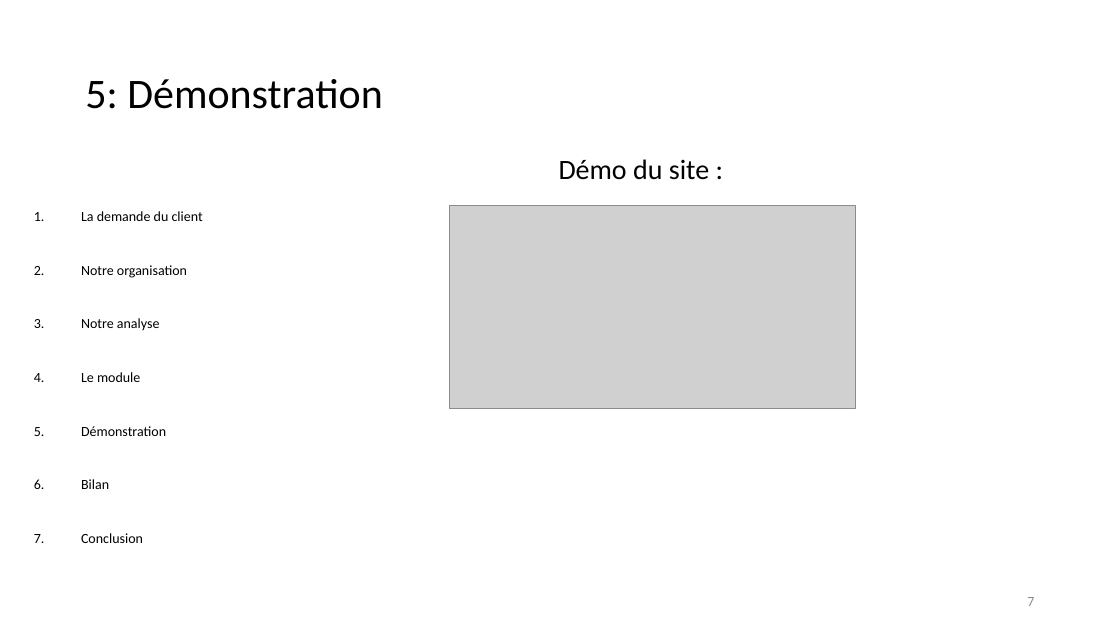
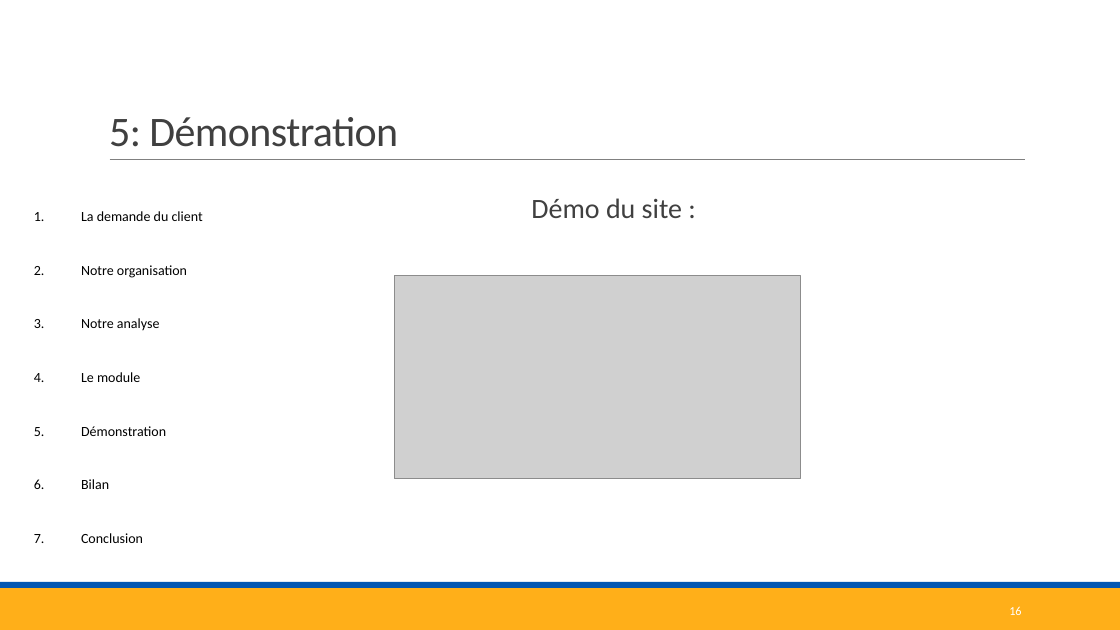
Before and after one commit to corentinBER/Projet-3, a slide deck: slide 16 of Projet3.pptx (slide 7 before the commit). Drawn at 1120x630 pixels with LibreOffice and Linux fonts; fonts in the diff are those of the drawing; grey boxes stand for pictures. Boxes give left, top, right and bottom in pixels: in the first picture for what was removed or moved away, otherwise in the second. Text is boxed around its words. In the diff, an @@ line names an element or a change of style, - is before the commit and + after.

```diff
--- a/Projet3.pptx
+++ b/Projet3.pptx
@@ title "5: Démonstration": place and size @@
-title "5: Démonstration" at bbox=[85, 79, 382, 109]
+title "5: Démonstration" at bbox=[109, 117, 398, 147]
@@ title "5: Démonstration" at bbox=[109, 117, 398, 147]: text colour #000000 to #404040, letter spacing 0 to -0.5 pt; line spacing 0.9 to 0.85; vertical alignment middle to bottom @@
@@ line added from (110, 160) to (1026, 160), #808080 0.5 pt @@
@@ text "Démo du site :": place and size @@
-text "Démo du site :" at bbox=[559, 159, 709, 180]
+text "Démo du site :" at bbox=[531, 198, 682, 218]
@@ text "Démo du site :" at bbox=[531, 198, 682, 218]: text colour #000000 to #404040; more space between paragraphs @@
@@ picture: place and size @@
-picture at bbox=[450, 206, 855, 408]
+picture at bbox=[395, 276, 801, 478]
@@ rectangle added at bbox=[0, 588, 1120, 630], fill #FFAF19 @@
@@ rectangle added at bbox=[0, 582, 1120, 588], fill #0457B2 @@
@@ page number at bbox=[1009, 606, 1021, 615]: text changed; size 12 to 10.5 pt; text colour #8C8C8C to #FFFFFF @@
-7
+16
```
Also in this commit, not shown: 8 other slides changed, 9 slides added.
